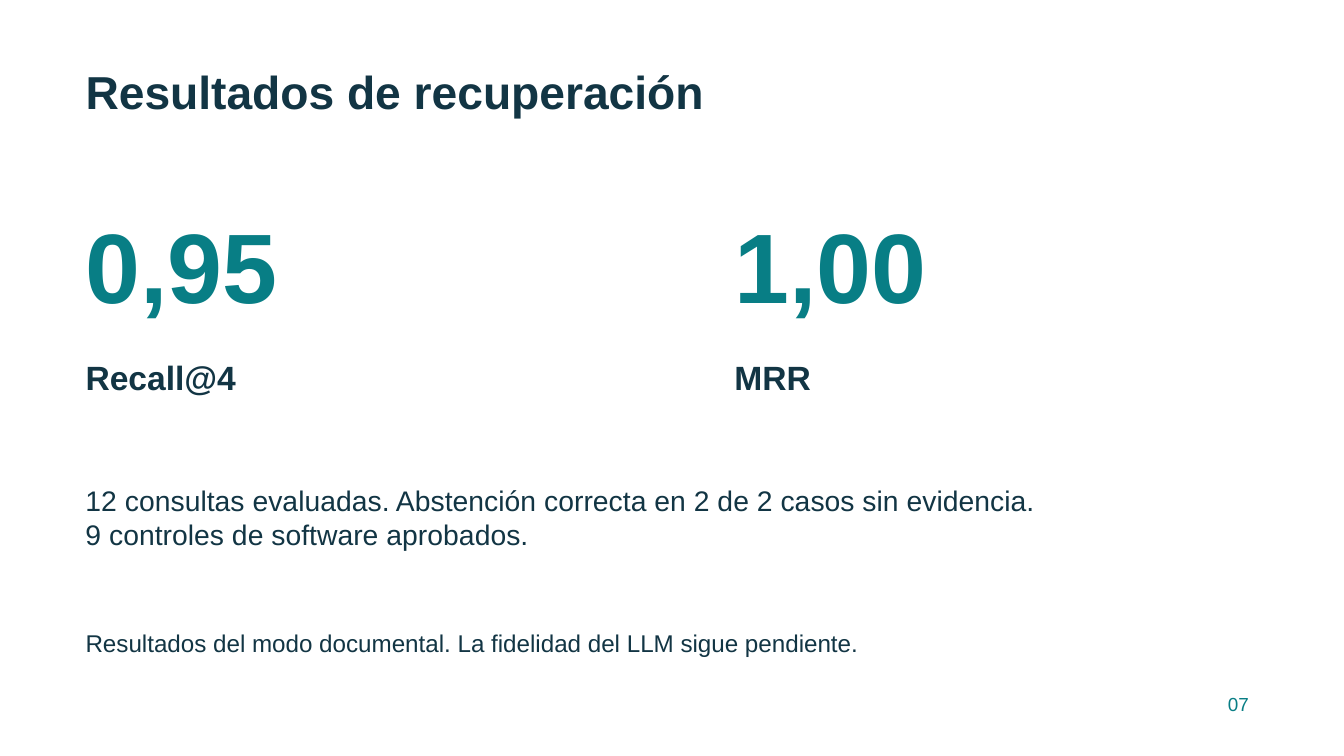
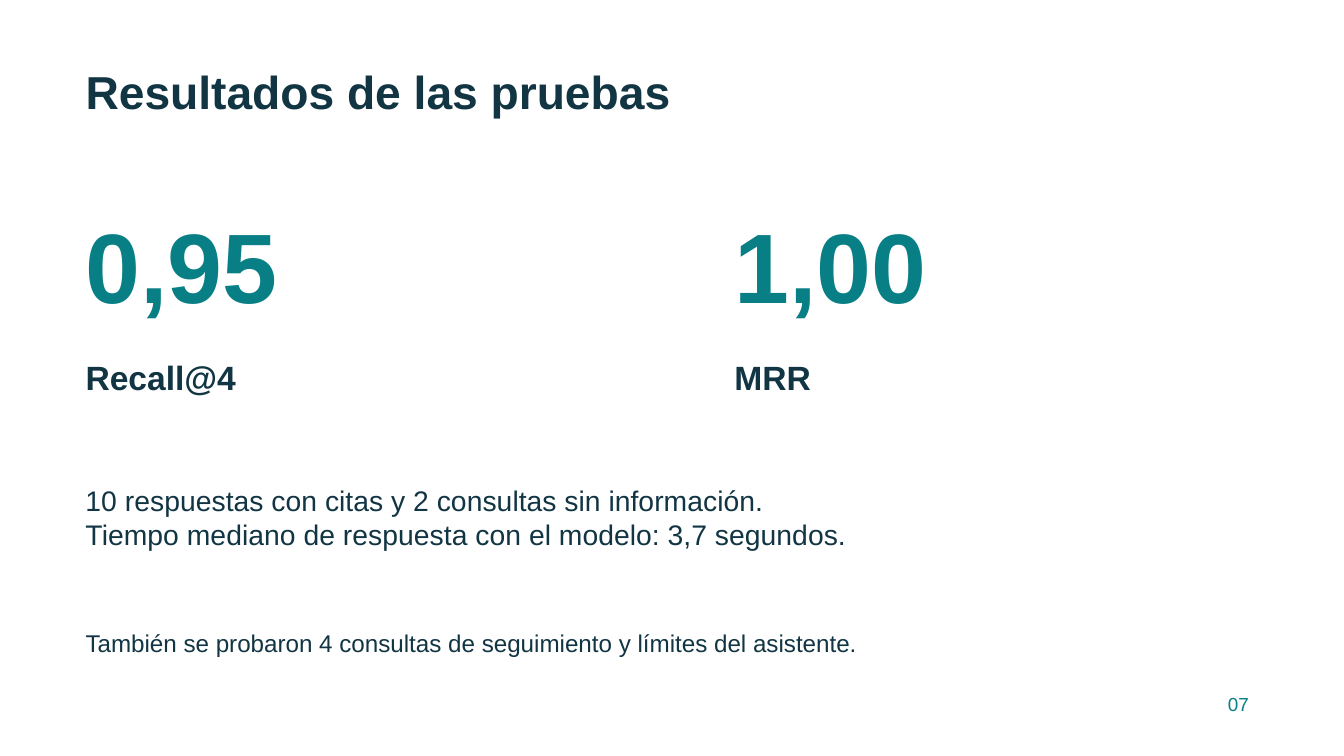
Before and after one commit to Danipez/Nexo-Soporte, a slide deck: slide 7 of entregables/presentacion.pptx. Drawn at 1344x756 pixels with LibreOffice and Linux fonts; fonts in the diff are those of the drawing. Boxes give left, top, right and bottom in pixels: in the first picture for what was removed or moved away, otherwise in the second. Text is boxed around its words. In the diff, an @@ line names an element or a change of style, - is before the commit and + after.

Commit message:
Validar el modelo local y simplificar las guías de uso

```diff
--- a/entregables/presentacion.pptx
+++ b/entregables/presentacion.pptx
@@ text at (x1=86, y1=75, x2=671, y2=119): text changed @@
-Resultados de recuperación
+Resultados de las pruebas
@@ text at (x1=85, y1=490, x2=846, y2=550): text changed @@
-12 consultas evaluadas. Abstención correcta en 2 de 2 casos sin evidencia.
-9 controles de software aprobados.
+10 respuestas con citas y 2 consultas sin información.
+Tiempo mediano de respuesta con el modelo: 3,7 segundos.
@@ text at (x1=86, y1=634, x2=856, y2=657): text changed @@
-Resultados del modo documental. La fidelidad del LLM sigue pendiente.
+También se probaron 4 consultas de seguimiento y límites del asistente.
```
Also in this commit, not shown: 6 other slides changed, 24 other files.
